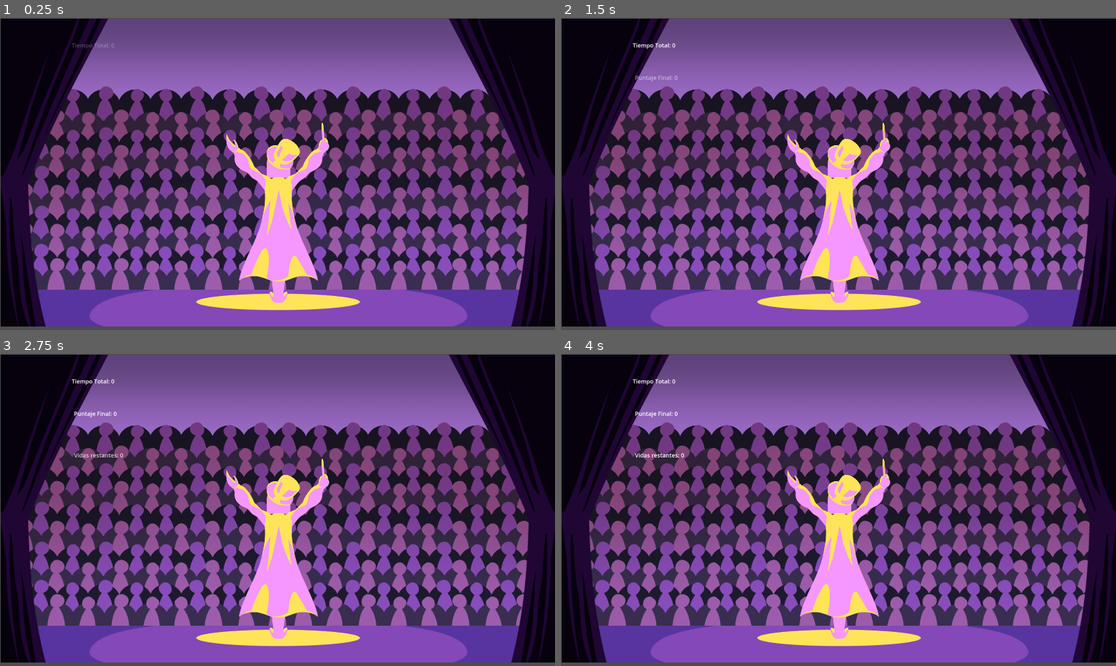
Above: before the commit, frames 1-4 (two rows, left to right).
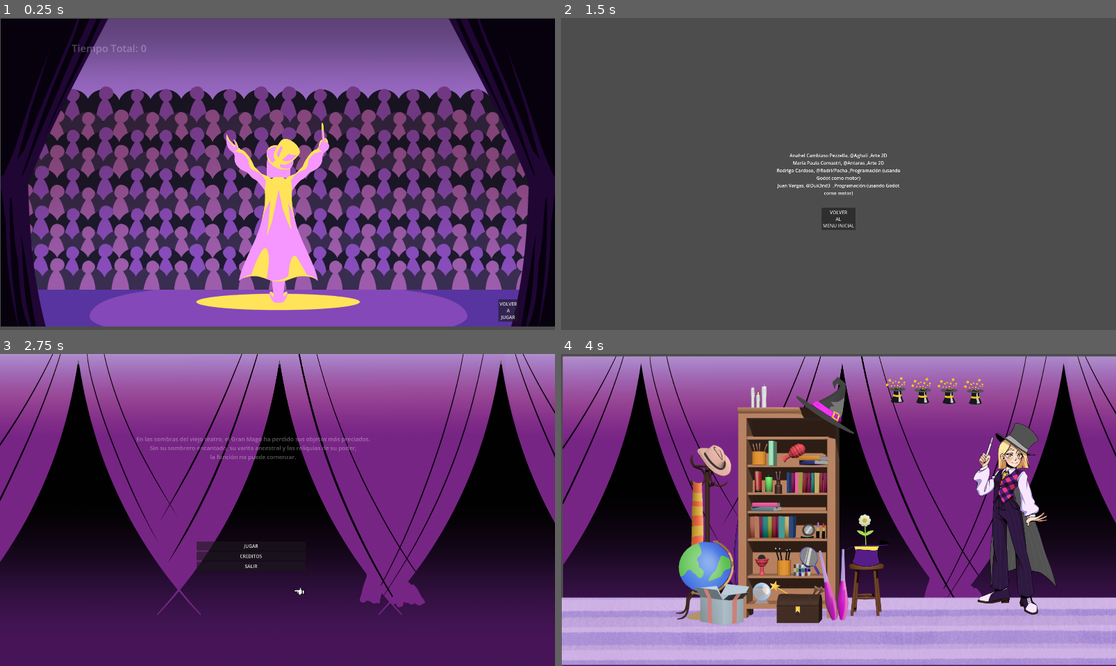
Above: after the commit, the same moments.

Repository: Duk3nd3/bjm2025
Game: Godot game, scene res://Escenas/ganaste.tscn
Two runs of this game, one before a commit and one after it. Both use one fixed random seed, a clock stepped at 60 frames per second and the inputs below. This scene is started directly instead of the project's main scene.
Inputs (mouse positions are in pixels of both pictures, inside the frame that each line leads up to):
- Up to frame 1 (0.25 s): no input
- Up to frame 2 (1.5 s): click (1071, 311) at 0.5 s, where only the run after the commit has a clickable "VOLVER A JUGAR"; click (810, 220) at 1.25 s, where only the run after the commit has a clickable "CREDITOS"
- Up to frame 3 (2.75 s): click (277, 553) at 2 s, where only the run after the commit has a clickable "VOLVER AL MENU INICIAL"
- Up to frame 4 (4 s): click (810, 547) at 2.75 s, where only the run after the commit has a clickable "JUGAR"; tap Enter at 3.5 s; move the mouse to (960, 494) at 3.52 s; click (960, 494) at 3.67 s

The runs differ from the first frame. In frame 1, 0.3% of the frame differs, in the area x 12-94%, y 8-98%; in frame 2, 98%, in the area x 0-100%, y 0-99%; in frame 3, 90%; in frame 4, 91%.

Commit message:
SonidosOtros

Diff:
--- a/point-and-click/Escenas/Creditos.tscn
+++ b/point-and-click/Escenas/Creditos.tscn
@@ -7,28 +7,40 @@
 anchors_preset = 15
 anchor_right = 1.0
 anchor_bottom = 1.0
-offset_left = -1.0
-offset_top = 3.0
-offset_right = -1.0
-offset_bottom = 3.0
 grow_horizontal = 2
 grow_vertical = 2
 script = ExtResource("1_n7avv")
 
 [node name="Button_Volver" type="Button" parent="."]
-layout_mode = 0
-offset_left = 556.0
-offset_top = 498.0
-offset_right = 613.0
-offset_bottom = 529.0
-text = "Volver"
+layout_mode = 1
+anchors_preset = 8
+anchor_left = 0.5
+anchor_top = 0.5
+anchor_right = 0.5
+anchor_bottom = 0.5
+offset_left = -58.0
+offset_top = 117.0
+offset_right = 59.0
+offset_bottom = 194.0
+grow_horizontal = 2
+grow_vertical = 2
+text = "VOLVER
+AL
+MENU INICIAL"
 
 [node name="Label" type="Label" parent="."]
-layout_mode = 0
-offset_left = 347.0
-offset_top = 103.0
-offset_right = 808.0
-offset_bottom = 568.0
+layout_mode = 1
+anchors_preset = 8
+anchor_left = 0.5
+anchor_top = 0.5
+anchor_right = 0.5
+anchor_bottom = 0.5
+offset_left = -230.5
+offset_top = -232.5
+offset_right = 230.5
+offset_bottom = 232.5
+grow_horizontal = 2
+grow_vertical = 2
 text = "Anahel Cambiaso Pezzella, @Aghali ,Arte 2D
 María Paula Comastri, @Antares ,Arte 2D
 Rodrigo Cardoso, @Rodri/Pacha ,Programación (usando Godot como motor)
--- a/point-and-click/Escenas/Perdiste.tscn
+++ b/point-and-click/Escenas/Perdiste.tscn
@@ -1,7 +1,8 @@
-[gd_scene load_steps=3 format=3 uid="uid://be2wrmqm4l5xo"]
+[gd_scene load_steps=4 format=3 uid="uid://be2wrmqm4l5xo"]
 
 [ext_resource type="Script" uid="uid://bwxmxc0gwjmow" path="res://Scripts/perdiste.gd" id="1_7jrqc"]
 [ext_resource type="Texture2D" uid="uid://brnfiiiyvhfja" path="res://Assets/FONDOS/FAILED/FONDO PERDER.png" id="2_7jrqc"]
+[ext_resource type="AudioStream" uid="uid://bpgv48llid3ia" path="res://Assets/SONIDOS/perder2.wav" id="3_k3a7n"]
 
 [node name="Perdiste" type="Node2D"]
 position = Vector2(10, 0)
@@ -13,17 +14,29 @@
 texture = ExtResource("2_7jrqc")
 
 [node name="Label" type="Label" parent="Derrota"]
-offset_left = -248.0
-offset_top = -88.0
-offset_right = 262.0
-offset_bottom = 36.0
+offset_left = -279.0
+offset_top = -480.24313
+offset_right = 231.0
+offset_bottom = -356.24313
 theme_override_font_sizes/font_size = 90
-text = "PERDISTE =("
+text = "PERDISTE!!"
 
-[node name="Button_Volver" type="Button" parent="."]
-visible = false
-offset_left = 1088.0
-offset_top = 32.0
-offset_right = 1125.0
-offset_bottom = 65.0
-text = "II"
+[node name="Button_Volver" type="Button" parent="Derrota"]
+anchors_preset = 8
+anchor_left = 0.5
+anchor_top = 0.5
+anchor_right = 0.5
+anchor_bottom = 0.5
+offset_left = -184.0
+offset_top = -1012.1378
+offset_right = -67.0
+offset_bottom = -935.1378
+grow_horizontal = 2
+grow_vertical = 2
+text = "VOLVER
+AL
+MENU INICIAL"
+
+[node name="perder" type="AudioStreamPlayer" parent="."]
+stream = ExtResource("3_k3a7n")
+autoplay = true
--- a/point-and-click/Escenas/gameplay.tscn
+++ b/point-and-click/Escenas/gameplay.tscn
@@ -1,19 +1,24 @@
-[gd_scene load_steps=15 format=3 uid="uid://bv178gt3okdq"]
+[gd_scene load_steps=20 format=3 uid="uid://bv178gt3okdq"]
 
 [ext_resource type="Script" uid="uid://bgmavv7j5xy2o" path="res://Scripts/gameplay.gd" id="1_aod76"]
-[ext_resource type="Texture2D" uid="uid://4y85hlkhek6i" path="res://Assets/PROPS/PROPS TERMINADOS/personaje.png" id="2_4u0gh"]
-[ext_resource type="Texture2D" uid="uid://bfjo2c7r2a6vb" path="res://Assets/FONDOS/Fondo.png" id="2_64m0a"]
-[ext_resource type="Texture2D" uid="uid://cs8nwgm4ri75b" path="res://Assets/FONDOS/Fondo_Cortinas.png" id="2_wu1k5"]
-[ext_resource type="Texture2D" uid="uid://dg8n1h0k0kyuc" path="res://Assets/PROPS/PROPS TERMINADOS/galera_color.png" id="3_cowoy"]
-[ext_resource type="Texture2D" uid="uid://5cmhpkaghmg2" path="res://Assets/FONDOS/Fondo Armado_Placeholder.png" id="3_y3e6i"]
-[ext_resource type="Texture2D" uid="uid://b6hb313qgvejv" path="res://Assets/PROPS/PROPS TERMINADOS/galera_gris.png" id="4_4u0gh"]
-[ext_resource type="Texture2D" uid="uid://cns3ql2teryid" path="res://Assets/FONDOS/Fondo_Piso.png" id="4_suyv4"]
-[ext_resource type="Texture2D" uid="uid://bfjvxqmgi27rh" path="res://Assets/PROPS/PROPS TERMINADOS/varita_color.png" id="5_cowoy"]
-[ext_resource type="Texture2D" uid="uid://cgtlls3a2f1r8" path="res://Assets/PROPS/PROPS TERMINADOS/varita_gris.png" id="6_4u0gh"]
-[ext_resource type="Texture2D" uid="uid://b1ngbmsb1785c" path="res://Assets/PROPS/PROPS TERMINADOS/capa_color.png" id="7_y3e6i"]
-[ext_resource type="Texture2D" uid="uid://dj5xtnqkl3a4c" path="res://Assets/PROPS/PROPS TERMINADOS/capa_gris.png" id="8_cowoy"]
-[ext_resource type="Texture2D" uid="uid://b6wdeujn8ocd0" path="res://Assets/PROPS/PROPS TERMINADOS/life_icon.png" id="8_suyv4"]
-[ext_resource type="Texture2D" uid="uid://jxylvb0rvnp7" path="res://Assets/PROPS/PROPS TERMINADOS/poster_radagast.png" id="11_y3e6i"]
+[ext_resource type="Texture2D" uid="uid://dfsdbwci8xij5" path="res://Assets/PROPS/PROPS TERMINADOS/personaje.png" id="2_4u0gh"]
+[ext_resource type="Texture2D" uid="uid://yyq4153n4hw5" path="res://Assets/FONDOS/Fondo.png" id="2_64m0a"]
+[ext_resource type="Texture2D" uid="uid://nj4r7hskyvfn" path="res://Assets/FONDOS/Fondo_Cortinas.png" id="2_wu1k5"]
+[ext_resource type="Texture2D" uid="uid://x6atfjqcx1nb" path="res://Assets/PROPS/PROPS TERMINADOS/galera_color.png" id="3_cowoy"]
+[ext_resource type="Texture2D" uid="uid://20s6w25dd63a" path="res://Assets/FONDOS/Fondo Armado_Placeholder.png" id="3_y3e6i"]
+[ext_resource type="Texture2D" uid="uid://b7yf665v45p58" path="res://Assets/PROPS/PROPS TERMINADOS/galera_gris.png" id="4_4u0gh"]
+[ext_resource type="Texture2D" uid="uid://c7ypx41ykpk73" path="res://Assets/FONDOS/Fondo_Piso.png" id="4_suyv4"]
+[ext_resource type="Texture2D" uid="uid://c0l0byngiupol" path="res://Assets/PROPS/PROPS TERMINADOS/varita_color.png" id="5_cowoy"]
+[ext_resource type="Texture2D" uid="uid://c6fjui7e0oowf" path="res://Assets/PROPS/PROPS TERMINADOS/varita_gris.png" id="6_4u0gh"]
+[ext_resource type="Texture2D" uid="uid://8u55qniyjm6c" path="res://Assets/PROPS/PROPS TERMINADOS/capa_color.png" id="7_y3e6i"]
+[ext_resource type="Texture2D" uid="uid://cqieua7o4dnp8" path="res://Assets/PROPS/PROPS TERMINADOS/capa_gris.png" id="8_cowoy"]
+[ext_resource type="Texture2D" uid="uid://dg3o7cu1anayi" path="res://Assets/PROPS/PROPS TERMINADOS/life_icon.png" id="8_suyv4"]
+[ext_resource type="Texture2D" uid="uid://vnkkmivhdr8w" path="res://Assets/PROPS/PROPS TERMINADOS/poster_radagast.png" id="11_y3e6i"]
+[ext_resource type="AudioStream" uid="uid://df4r0ue7o5vih" path="res://Assets/SONIDOS/ok2.wav" id="15_suyv4"]
+[ext_resource type="AudioStream" uid="uid://8j0y7pj6qt4a" path="res://Assets/SONIDOS/not.wav" id="16_1rnou"]
+[ext_resource type="AudioStream" uid="uid://dqgp47jrhl2pw" path="res://Assets/SONIDOS/fondo.mp3" id="16_w15t4"]
+[ext_resource type="AudioStream" uid="uid://bpgv48llid3ia" path="res://Assets/SONIDOS/perder2.wav" id="17_m5mg2"]
+[ext_resource type="AudioStream" uid="uid://bl5kjfttjfleo" path="res://Assets/SONIDOS/rada.wav" id="19_coyme"]
 
 [node name="gameplay" type="Node2D"]
 position = Vector2(388, 214)
@@ -126,3 +131,21 @@
 position = Vector2(1132, -44.999924)
 scale = Vector2(0.2, 0.2)
 texture = ExtResource("8_suyv4")
+
+[node name="Sonidos" type="Node2D" parent="."]
+
+[node name="good" type="AudioStreamPlayer" parent="Sonidos"]
+stream = ExtResource("15_suyv4")
+
+[node name="bad" type="AudioStreamPlayer" parent="Sonidos"]
+stream = ExtResource("16_1rnou")
+
+[node name="fondo" type="AudioStreamPlayer" parent="Sonidos"]
+stream = ExtResource("16_w15t4")
+autoplay = true
+
+[node name="perder" type="AudioStreamPlayer" parent="Sonidos"]
+stream = ExtResource("17_m5mg2")
+
+[node name="rada" type="AudioStreamPlayer" parent="Sonidos"]
+stream = ExtResource("19_coyme")
--- a/point-and-click/Escenas/ganaste.tscn
+++ b/point-and-click/Escenas/ganaste.tscn
@@ -12,19 +12,20 @@
 texture = ExtResource("2_y31e3")
 
 [node name="Button_Volver" type="Button" parent="."]
-visible = false
-offset_left = 1088.0
-offset_top = 32.0
-offset_right = 1125.0
-offset_bottom = 65.0
-text = "II"
+offset_left = 1724.0
+offset_top = 974.0
+offset_right = 1761.0
+offset_bottom = 1007.0
+text = "VOLVER
+A
+JUGAR"
 
 [node name="TiempoLabel" type="Label" parent="."]
 offset_left = 248.0
 offset_top = 80.0
 offset_right = 320.0
 offset_bottom = 128.0
-theme_override_font_sizes/font_size = 20
+theme_override_font_sizes/font_size = 35
 text = "1ro"
 horizontal_alignment = 1
 
@@ -33,7 +34,7 @@
 offset_top = 192.0
 offset_right = 320.0
 offset_bottom = 256.0
-theme_override_font_sizes/font_size = 20
+theme_override_font_sizes/font_size = 35
 text = "2do"
 horizontal_alignment = 1
 
@@ -42,6 +43,6 @@
 offset_top = 336.0
 offset_right = 320.0
 offset_bottom = 386.0
-theme_override_font_sizes/font_size = 20
+theme_override_font_sizes/font_size = 35
 text = "3ro"
 horizontal_alignment = 1
--- a/point-and-click/Scripts/gameplay.gd
+++ b/point-and-click/Scripts/gameplay.gd
@@ -97,6 +97,8 @@
 				if pair.can_swap:
 					print("ACERTASTE en el icono ", pair.main_sprite.name, "!")
 					score += 100
+					$Sonidos/good.play()
+
 					print("Puntuacion: ", score)
 
 					var temp_pos = pair.main_sprite.position
@@ -116,6 +118,7 @@
 
 		if not hit_detected:
 			print("ERRASTE! Perdes una vida.")
+			$Sonidos/bad.play()
 			lose_a_life()
 
 # --- El resto de tu código se queda igual ---
@@ -160,7 +163,6 @@
 
 	await get_tree().create_timer(3.0).timeout
 	print("Han pasado 5 segundos en total. Cambiando de escena...")
-
 	get_tree().change_scene_to_file("res://Escenas/ganaste.tscn")
 
 func open_curtains():
@@ -174,6 +176,7 @@
 func show_victory_poster():
 	if poster_radagast:
 		var tween = create_tween()
+		$Sonidos/rada.play()
 		tween.tween_property(poster_radagast, "modulate:a", 1.0, 1.5)
 
 #FUNCIONES DEL SISTEMA DE VIDAS
--- a/point-and-click/Scripts/perdiste.gd
+++ b/point-and-click/Scripts/perdiste.gd
@@ -1,7 +1,7 @@
 extends Node2D
 
 func _ready():
-	$Button_Volver.pressed.connect(_on_volver_pressed)
+	$perder.play()
 
 func _on_volver_pressed():
 	get_tree().change_scene_to_file("res://Escenas/MenuInicial.tscn")
Not shown, added: point-and-click/Assets/SONIDOS/FondoPerder.wav
Not shown, added: point-and-click/Assets/SONIDOS/boton.wav
Not shown, added: point-and-click/Assets/SONIDOS/exito.wav
Not shown, added: point-and-click/Assets/SONIDOS/fondo.mp3
Not shown, added: point-and-click/Assets/SONIDOS/ganar.wav
Not shown, added: point-and-click/Assets/SONIDOS/not.wav
Not shown, added: point-and-click/Assets/SONIDOS/ok2.wav
Not shown, added: point-and-click/Assets/SONIDOS/perder2.wav
Not shown, added: point-and-click/Assets/SONIDOS/rada.wav
